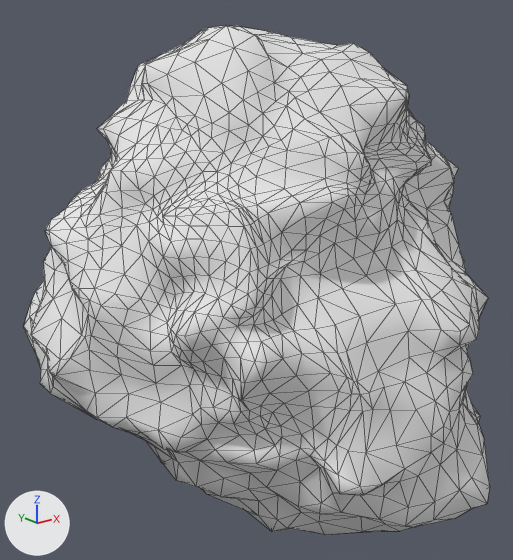
An edit to the OBJ model Assets/Asteroids/Asteroid1.obj, drawn before and after from the same camera.
Before and after are seen from a 50 mm camera at (-1.85, -2.2, 0.9) aimed at (-0.04, 0.06, -0.01). The axes (+X, +Y, +Z) are drawn at lower left. The lights are the same throughout. Mesh edges are drawn as thin lines. Where no turn or scale is listed for an object, it has been applied to the vertices.

Names of what the first picture shows: 'Asteroid1'.
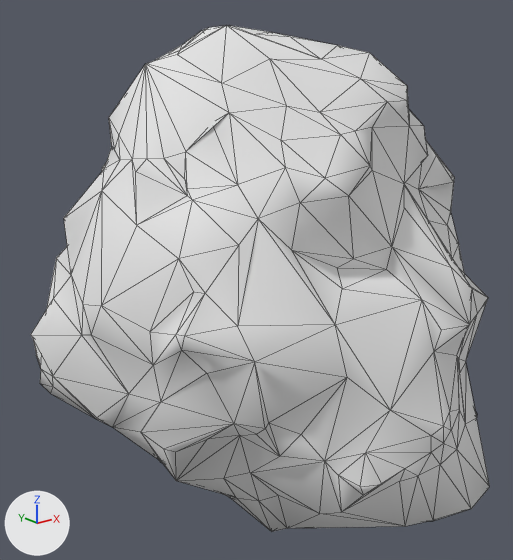
What differs and where, as boxes (x1, y1, x2, y2) in the pictures (513 x 560 px):
'Asteroid1', reshaped
    before: (23, 26, 490, 534)
    after: (31, 26, 490, 531)
part 1 of me_asteroid1, cut back
    before: (23, 26, 490, 534)
    after: (46, 125, 120, 310)

What changed in the scene script:
```text
Change me_asteroid1:
    used by ob_asteroid1; location = (0.0, 0.0, 0.0)
    remove me_asteroid1.from_pydata(...)  # 1538 vertices, 3072 faces; spans x -0.98..1.06, y -0.94..0.95, z -0.99..1.02
    add me_asteroid1.from_pydata(...)  # 380 vertices, 756 faces; spans x -0.98..1.06, y -0.91..0.93, z -0.99..1.02
    me_asteroid1 part 1: 1 vertex moved from x -0.78, y 0.64, z -0.19 to x -0.75, y 0.63, z -0.18; 1175 vertices removed from x -0.97..1.05, y -0.94..0.95, z -0.98..1.01; 17 vertices added at x -0.76..-0.54, y 0.33..0.66, z -0.24..0.54
```
